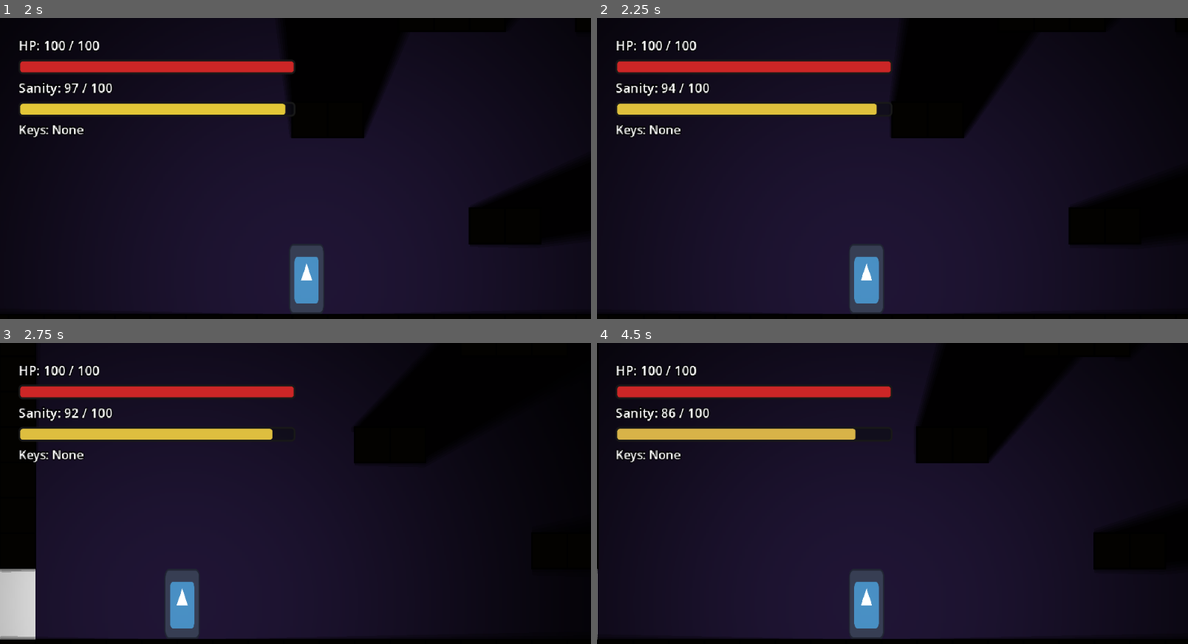
Above: before the commit, frames 1-4 (two rows, left to right).
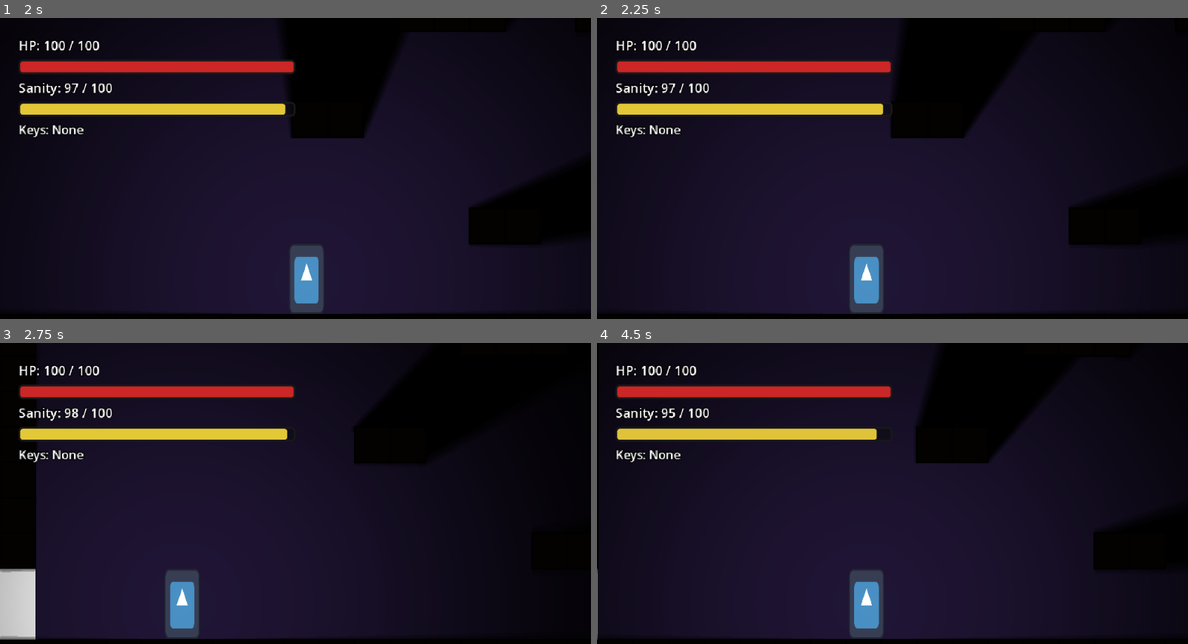
Above: after the commit, the same moments.

Repository: hikarirainbow/New-Project
Game: Godot game, scene res://scenes/levels/sandbox_level.tscn
The game is run twice, just before and just after one commit, with the same random seed, the same clock (stepped at 60 frames per second) and the same inputs. The engine's default icon, where the game draws it, is replaced by a stand-in: a white triangle on a blue panel in a dark square.
Inputs:
- Up to frame 1 (2 s): tap Enter at 0.5 s; hold D (move_right) from 0.53 s (still down); tap X (attack) at 0.6, 1.35 s; tap Space (jump) at 0.77, 1.52 s
- Up to frame 2 (2.25 s): release D (move_right) at 2.03 s; hold A (move_left) from 2.03 s (still down); tap C (dash) at 2.1 s
- Up to frame 3 (2.75 s): keep holding A (move_left); tap X (attack) at 2.3 s
- Up to frame 4 (4.5 s): release A (move_left) at 2.78 s; hold D (move_right) 2.78-4.28 s; tap X (attack) at 2.85, 3.6 s; tap Space (jump) at 3.02, 3.77 s; hold A (move_left) from 4.28 s (still down); tap C (dash) at 4.35 s

Frame 1 is identical in both runs. In frame 2, less than 0.1% of the frame differs, in the area x 12-49%, y 21-33%; in frame 3, 0.1%; in frame 4, 0.2%, in the area x 10-48%, y 21-33%.

Commit message:
Remove dash sanity cost, increase grab sanity loss, scale QTE decay to 5x base, and add yellow debug modulation in grabbed state

Diff:
--- a/scenes/player/components/corruption_component.gd
+++ b/scenes/player/components/corruption_component.gd
@@ -21,8 +21,8 @@
 func _physics_process(delta: float) -> void:
 	# 1. State transition monitoring (instantaneous single-frame checks)
 	if player.current_state == Player.State.GRABBED and _last_state != Player.State.GRABBED:
-		# Transition to Subjugated state: instantly lose -15.0 sanity
-		subtract_sanity(15.0)
+		# Transition to Subjugated state: instantly lose -30.0 sanity
+		subtract_sanity(30.0)
 
 	elif player.current_state == Player.State.MOVE and _last_state == Player.State.GRABBED:
 		# Successful QTE struggle escape: recover +10.0 sanity
@@ -36,11 +36,7 @@
 	_last_state = player.current_state
 
 	# 2. Continuous time-based polling (framerate independent decay/recovery)
-	if player.current_state == Player.State.DASH:
-		# Dash cost: 5.0 sanity total over 0.2s duration -> 25.0 / sec
-		subtract_sanity(delta * 25.0)
-
-	elif player.attack_component and player.attack_component.is_attacking():
+	if player.attack_component and player.attack_component.is_attacking():
 		# Melee attack costs: 2.0 / 3.0 / 5.0 total over 0.15s duration
 		var cost_per_sec = 13.33
 		match player.attack_component.current_combo_index:
--- a/scenes/player/player.gd
+++ b/scenes/player/player.gd
@@ -160,9 +160,9 @@
 
 	move_and_slide()
 
-	# QTE progress decays linearly over time scaled by the sanity/corruption component decay multiplier
+	# QTE progress decays linearly over time scaled by the sanity/corruption component decay multiplier (5x base rate = 75.0)
 	var decay_multiplier = corruption_component.get_qte_decay_multiplier() if corruption_component else 2.0
-	qte_progress = max(0.0, qte_progress - delta * 15.0 * decay_multiplier)
+	qte_progress = max(0.0, qte_progress - delta * 75.0 * decay_multiplier)
 
 	# Check for close-range (5px) enemy H-scene trigger
 	if not _h_scene_active:
@@ -220,7 +220,7 @@
 		is_invincible = true
 		invincibility_timer = 0.5
 		if has_node("Sprite2D"):
-			$Sprite2D.modulate.a = 1.0
+			$Sprite2D.modulate = Color(1.0, 1.0, 1.0, 1.0)
 
 # Initialize QTE sequence
 func start_qte():
@@ -228,6 +228,8 @@
 	qte_progress = 0.0
 	last_qte_key = ""
 	_h_scene_active = false
+	if has_node("Sprite2D"):
+		$Sprite2D.modulate = Color(1.0, 1.0, 0.0, 1.0) # Modulate yellow for testing visual state identification
 	if qte_indicator:
 		qte_indicator.visible = true
 		qte_indicator.set_qte_state(0.0, qte_target, "any")
@@ -320,7 +322,7 @@
 	invincibility_timer = 0.0
 	is_invincible = false
 	if has_node("Sprite2D"):
-		$Sprite2D.modulate.a = 1.0
+		$Sprite2D.modulate = Color(1.0, 1.0, 1.0, 1.0)
 	current_health += 9999
 	apply_debuff()
 	current_state = State.MOVE
